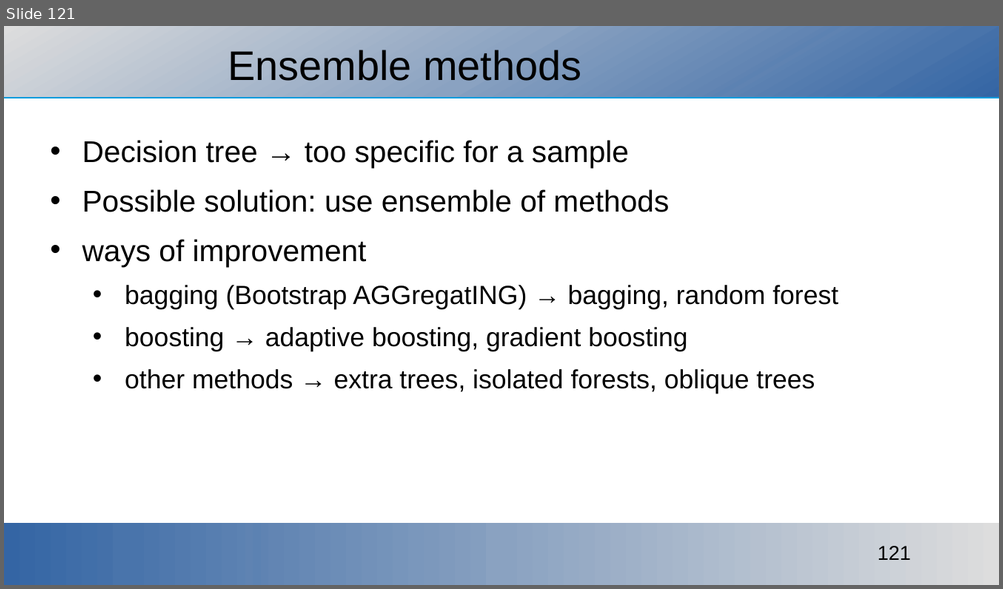
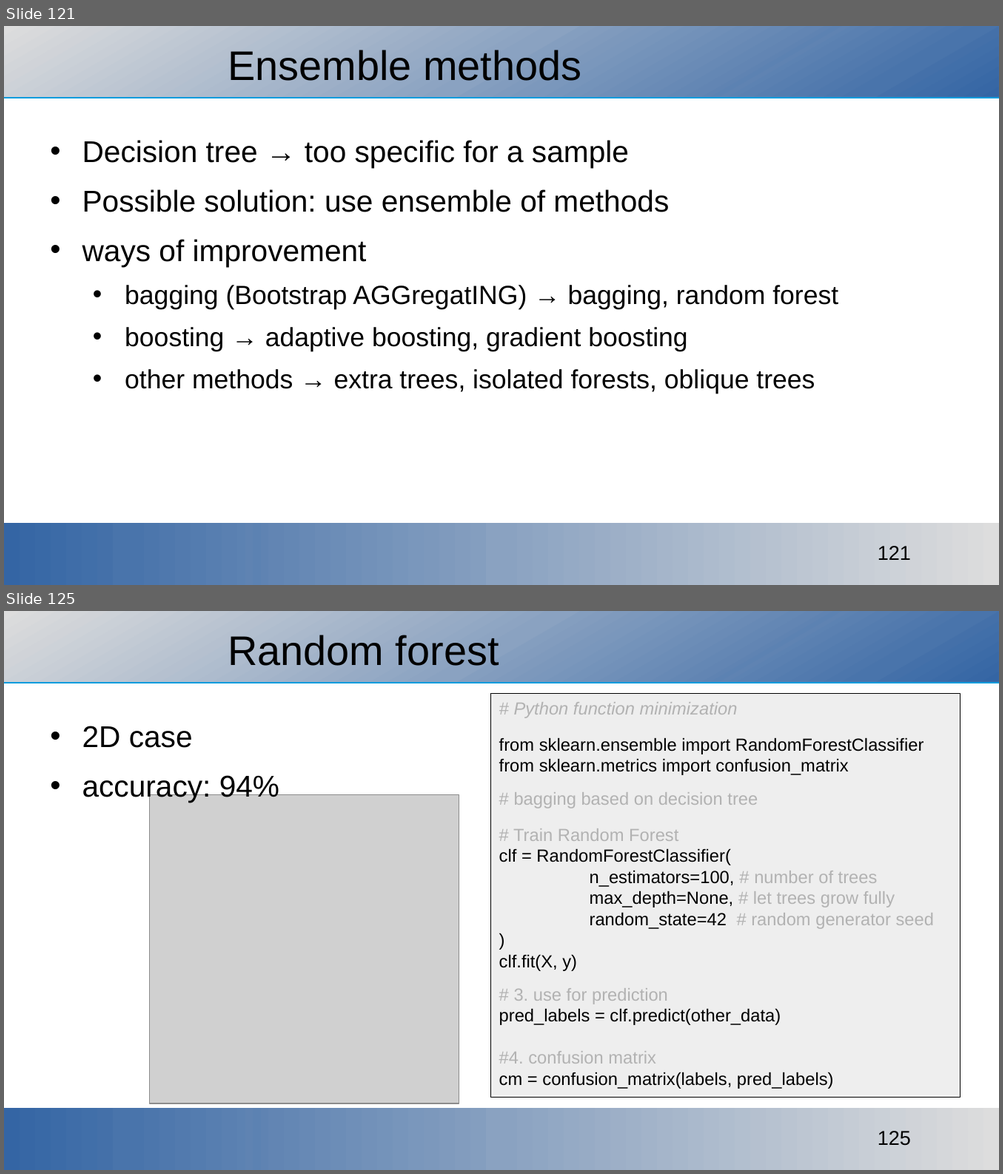
Before and after one commit to ajakovac/ML-in-Practice-I, a slide deck: ML in practice.odp. Shown one above the other, each under a label of ours: slide 121 before the commit, slides 121 and 125 after it; the slides between them are not shown. The pictures are 1003x589 and 1003x1174 pixels, drawn with LibreOffice and Linux fonts; fonts in the diff are those of the drawing; grey boxes stand for pictures; background and template pictures are left out. Boxes give left, top, right and bottom in pixels: in the first picture for what was removed or moved away, otherwise in the second. Text is boxed around its words. In the diff, an @@ line names an element or a change of style, - is before the commit and + after.

```diff
--- a/ML in practice.odp
+++ b/ML in practice.odp
@@ slide 125 added at (x1=4, y1=611, x2=999, y2=1170), background #FFFFFF; not listed: 3 template elements that a slide beside it also shows @@
@@ title added at (x1=227, y1=635, x2=499, y2=666), 33 pt, text #000000 @@
+Random forest
@@ rectangle added at (x1=490, y1=694, x2=960, y2=1099), fill #EEEEEE, outline #000000 0.51 pt, 14 pt, text #000000 @@
+# Python function minimization
+from sklearn.ensemble import RandomForestClassifier
+from sklearn.metrics import confusion_matrix
+# bagging based on decision tree
+# Train Random Forest
+clf = RandomForestClassifier(
+n_estimators=100, # number of trees
+max_depth=None, # let trees grow fully
+random_state=42 # random generator seed
+)
+clf.fit(X, y)
+# 3. use for prediction
+pred_labels = clf.predict(other_data)
+#4. confusion matrix
+cm = confusion_matrix(labels, pred_labels)
@@ text added at (x1=82, y1=726, x2=279, y2=803), 24 pt, text #000000 @@
+• 2D case
+• accuracy: 94%
@@ picture added at (x1=149, y1=795, x2=459, y2=1105) @@
```
Also in this commit, not shown: 6 slides changed, 19 other slides added, 15 other files.
